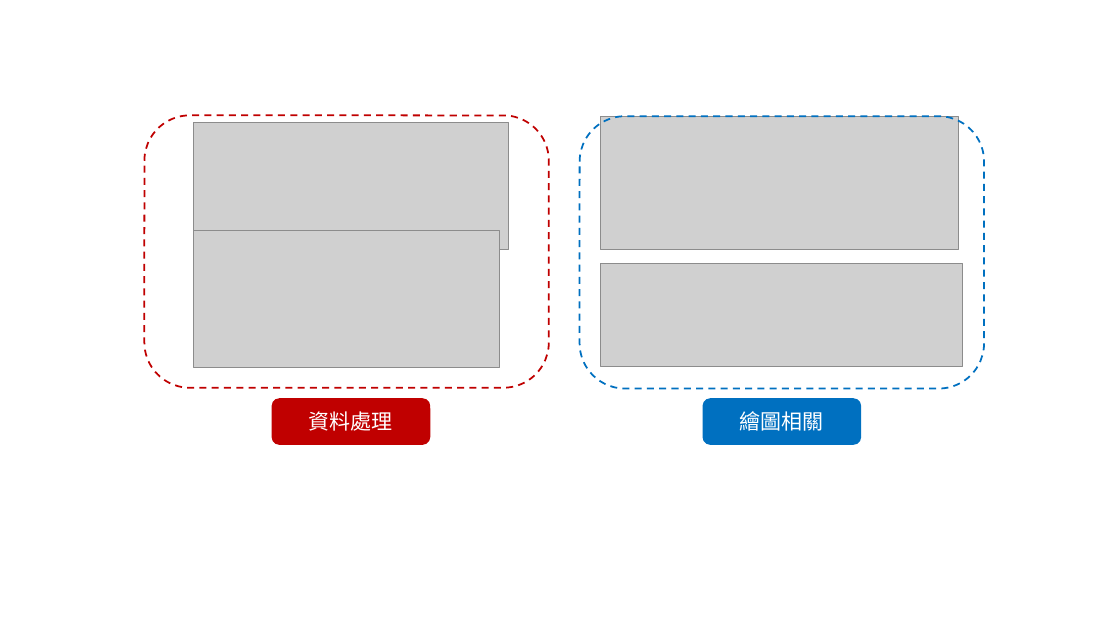
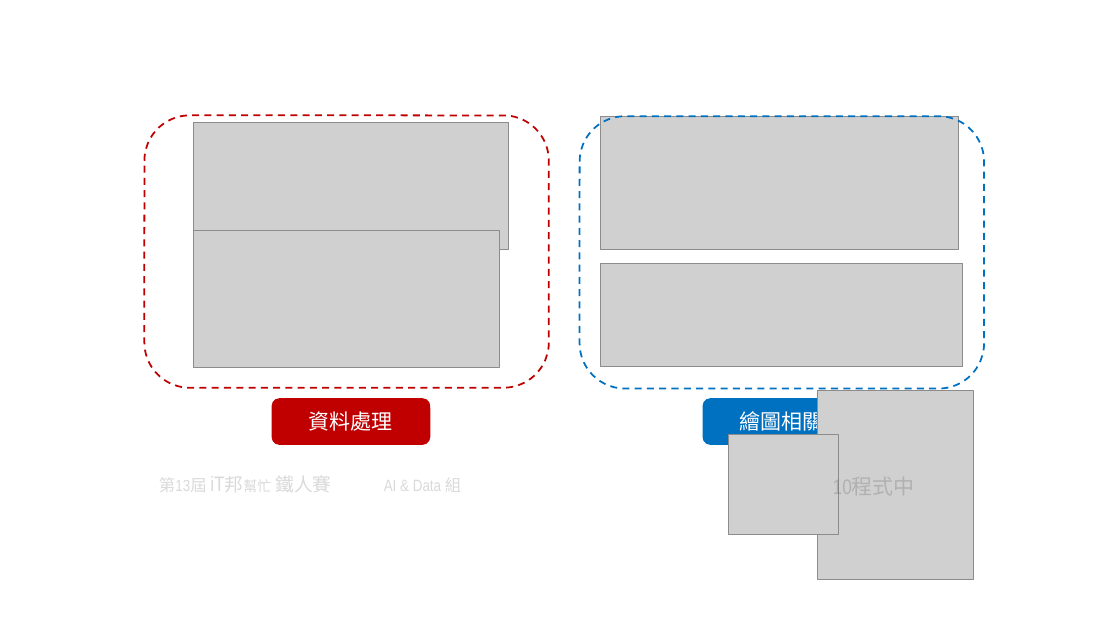
Before and after one commit to andy6804tw/andy6804tw.github.io, a slide deck: slide 1 of _posts/ithome/2021/3.你真了解資料嗎？試試看視覺化分析吧！/3.你真了解資料嗎？試試看視覺化分析吧！.pptx. Drawn at 1120x630 pixels with LibreOffice and Linux fonts; fonts in the diff are those of the drawing; grey boxes stand for pictures. Boxes give left, top, right and bottom in pixels: in the first picture for what was removed or moved away, otherwise in the second. Text is boxed around its words. In the diff, an @@ line names an element or a change of style, - is before the commit and + after.

```diff
--- a/_posts/ithome/2021/3.你真了解資料嗎？試試看視覺化分析吧！/3.你真了解資料嗎？試試看視覺化分析吧！.pptx
+++ b/_posts/ithome/2021/3.你真了解資料嗎？試試看視覺化分析吧！/3.你真了解資料嗎？試試看視覺化分析吧！.pptx
@@ group added at box(159, 391, 973, 580): 3 texts, 2 pictures @@
+第13屆 iT邦幫忙 鐵人賽
+AI & Data 組
+10程式中
```
Also in this commit, not shown: 9 slides added, 10 other files.
